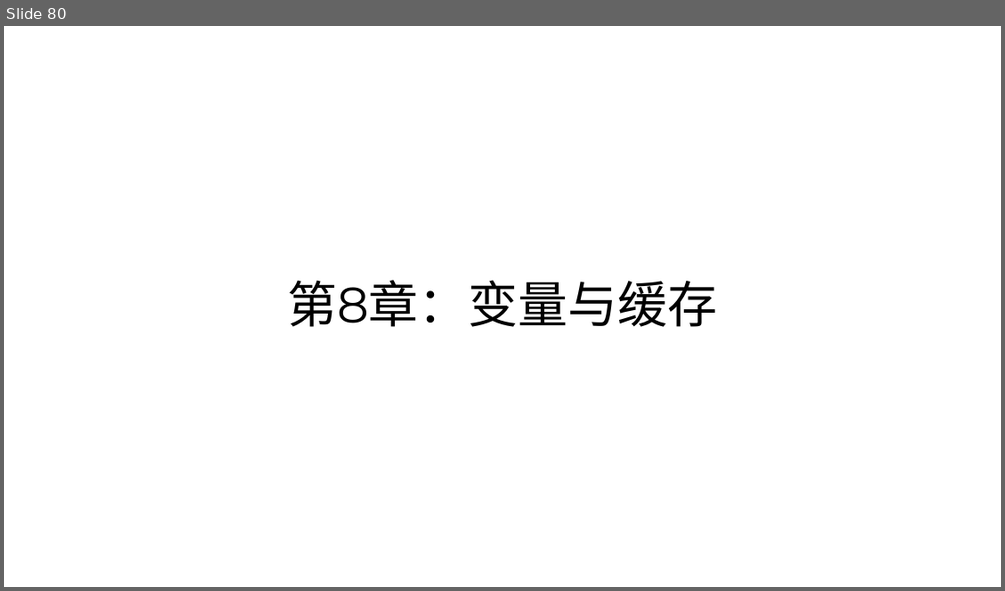
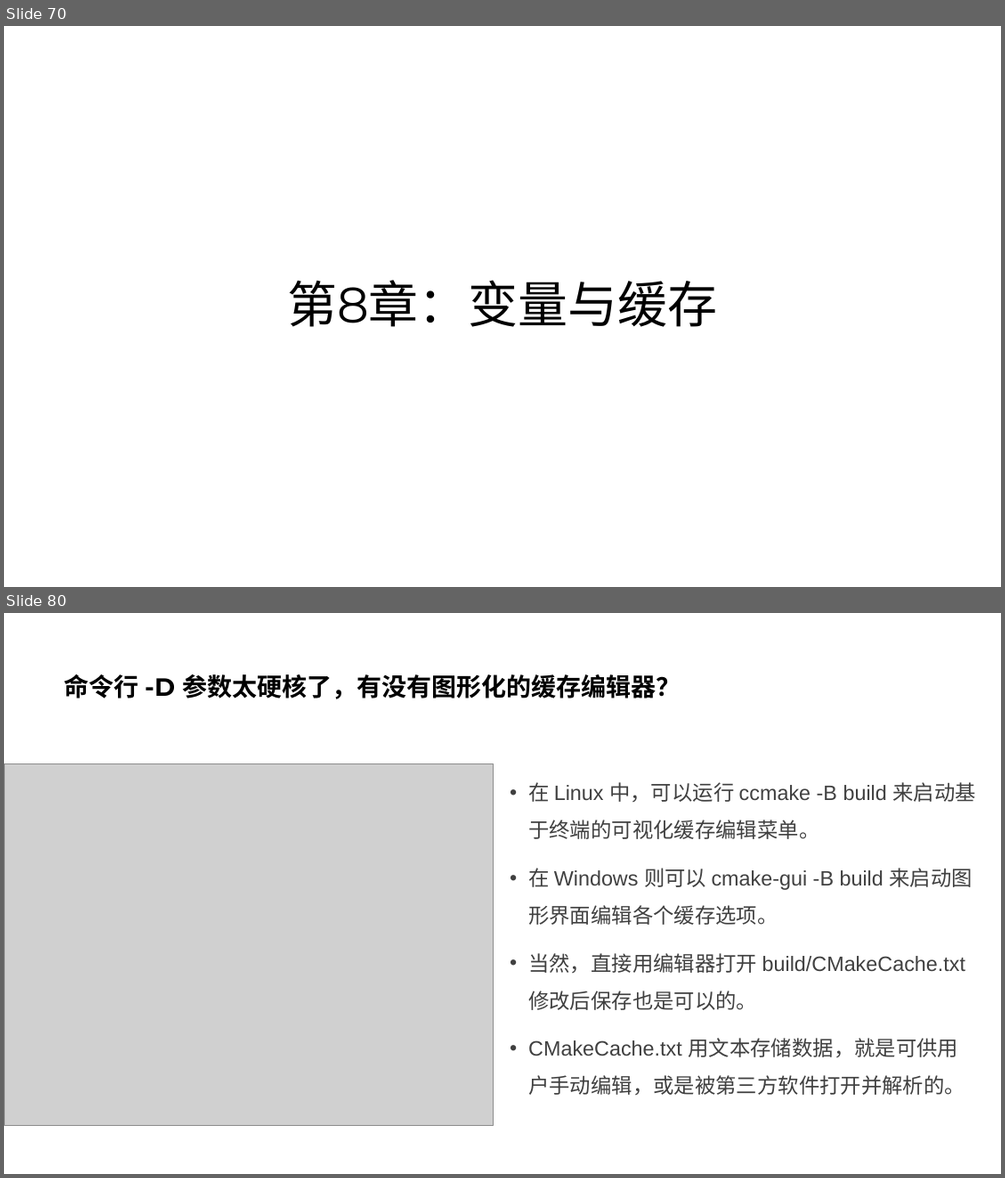
Before and after one commit to parallel101/course, a slide deck: 11/slides.pptx. Shown one above the other, each under a label of ours: slide 80 before the commit, slides 70 and 80 after it; the slides between them are not shown. The pictures are 1005x591 and 1005x1178 pixels, drawn with LibreOffice and Linux fonts; fonts in the diff are those of the drawing; grey boxes stand for pictures. Boxes give left, top, right and bottom in pixels: in the first picture for what was removed or moved away, otherwise in the second. Text is boxed around its words. In the diff, an @@ line names an element or a change of style, - is before the commit and + after.

```diff
--- a/11/slides.pptx
+++ b/11/slides.pptx
@@ slide 80 added at (4,613,1001,1174), background #FFFFFF @@
@@ title added at (65,674,680,699), 24 pt, text #000000, bold @@
+命令行 -D 参数太硬核了，有没有图形化的缓存编辑器？
@@ picture added at (4,764,493,1126) @@
@@ text added at (528,782,976,1094), 20 pt, text #404040 @@
+• 在 Linux 中，可以运行 ccmake -B build 来启动基于终端的可视化缓存编辑菜单。
+• 在 Windows 则可以 cmake-gui -B build 来启动图形界面编辑各个缓存选项。
+• 当然，直接用编辑器打开 build/CMakeCache.txt 修改后保存也是可以的。
+• CMakeCache.txt 用文本存储数据，就是可供用户手动编辑，或是被第三方软件打开并解析的。
@@ what was slide 80 is now slide 70 @@
```
Also in this commit, not shown: 2 slides changed, 16 other slides added, 2 other files.
